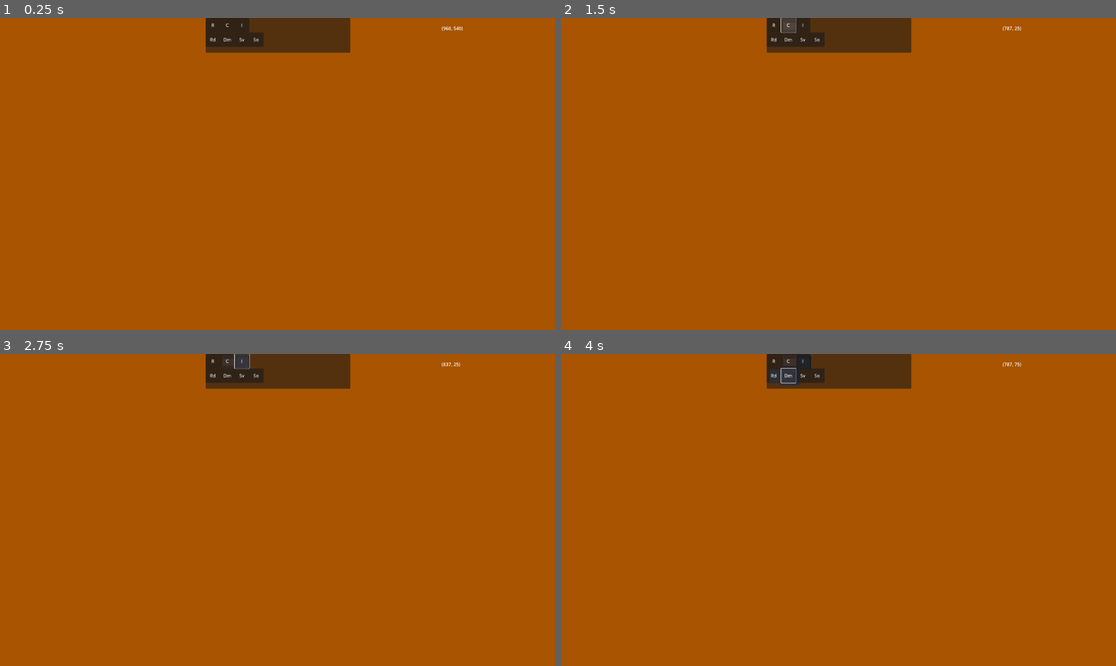
Above: before the commit, frames 1-4 (two rows, left to right).
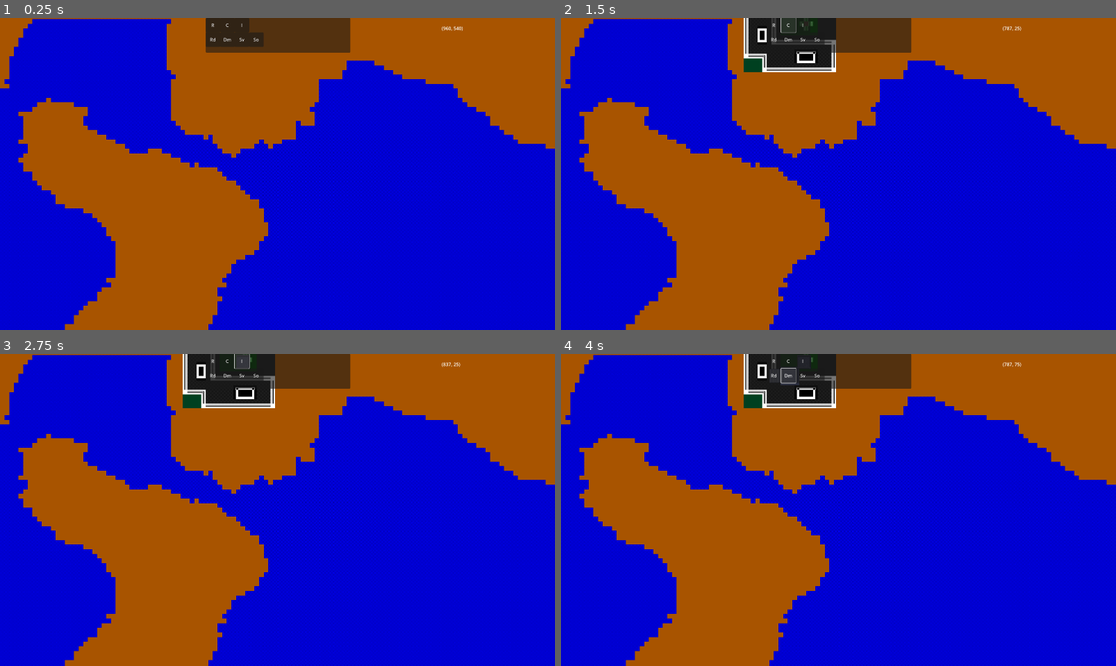
Above: after the commit, the same moments.

Repository: ahakkar/ACSIM
Game: Godot game, scene res://scenes/Main.tscn
The game is run twice, just before and just after one commit, with the same random seed, the same clock (stepped at 60 frames per second) and the same inputs.
Inputs:
- Up to frame 1 (0.25 s): no input
- Up to frame 2 (1.5 s): click "R" at 0.5 s; click "C" at 1.25 s
- Up to frame 3 (2.75 s): click "I" at 2 s
- Up to frame 4 (4 s): click "Rd" at 2.75 s; click "Dm" at 3.5 s

The runs differ from the first frame. In frame 1, 60% of the frame differs, in the area x 0-100%, y 0-100%; in frame 2, 63%; in frame 3, 63%; in frame 4, 63%.
Error before the commit: Parse Error: No constructor of "Vector2" matches the signature "Vector2(Vector2, Variant)". (res://scripts/CameraZoom2D.gd:38)

Commit message:
protoype world gen based on input image

Diff:
--- a/scenes/Main.tscn
+++ b/scenes/Main.tscn
@@ -1,10 +1,18 @@
-[gd_scene load_steps=8 format=3 uid="uid://ciperl36hv26g"]
+[gd_scene load_steps=12 format=3 uid="uid://ciperl36hv26g"]
 
 [ext_resource type="Script" path="res://scripts/Main.gd" id="1_ysxum"]
+[ext_resource type="Texture2D" uid="uid://byy4k72uxx7sj" path="res://art/buildings/residential/med/med20x20res001.png" id="2_sfv1p"]
 [ext_resource type="Script" path="res://scripts/Control.gd" id="3_1t1c8"]
 [ext_resource type="Script" path="res://scripts/World.gd" id="3_6q5ju"]
 [ext_resource type="Texture2D" uid="uid://dakvtfpnjuwwl" path="res://art/placeholder/outdoors.png" id="3_yddbk"]
+[ext_resource type="Texture2D" uid="uid://bor3gkli3s8eg" path="res://art/terrain/water.png" id="4_i5fj4"]
 [ext_resource type="PackedScene" uid="uid://2we3txfr812u" path="res://scenes/Camera_zoom_2d.tscn" id="4_rx82t"]
+
+[sub_resource type="TileSetAtlasSource" id="TileSetAtlasSource_3q7ue"]
+texture = ExtResource("2_sfv1p")
+0:0/size_in_atlas = Vector2i(20, 20)
+0:0/next_alternative_id = 2
+0:0/0 = 0
 
 [sub_resource type="TileSetAtlasSource" id="TileSetAtlasSource_s55i2"]
 texture = ExtResource("3_yddbk")
@@ -452,8 +460,15 @@
 14:2/size_in_atlas = Vector2i(4, 4)
 14:2/0 = 0
 
+[sub_resource type="TileSetAtlasSource" id="TileSetAtlasSource_bcy6h"]
+texture = ExtResource("4_i5fj4")
+0:0/0 = 0
+
 [sub_resource type="TileSet" id="TileSet_t3bbo"]
+terrain_set_0/mode = 0
 sources/1 = SubResource("TileSetAtlasSource_s55i2")
+sources/0 = SubResource("TileSetAtlasSource_3q7ue")
+sources/2 = SubResource("TileSetAtlasSource_bcy6h")
 
 [node name="Main" type="Node"]
 script = ExtResource("1_ysxum")
@@ -462,6 +477,13 @@
 tile_set = SubResource("TileSet_t3bbo")
 format = 2
 layer_0/name = "Buildings"
+layer_1/name = "Terrain"
+layer_1/enabled = true
+layer_1/modulate = Color(1, 1, 1, 1)
+layer_1/y_sort_enabled = false
+layer_1/y_sort_origin = 0
+layer_1/z_index = 0
+layer_1/tile_data = PackedInt32Array()
 script = ExtResource("3_6q5ju")
 
 [node name="CameraZoom2D" parent="World" instance=ExtResource("4_rx82t")]
@@ -526,6 +548,7 @@
 offset_bottom = 8.0
 
 [node name="DebugInfo" type="Label" parent="UILayer/Control"]
+layout_mode = 0
 offset_left = 568.0
 offset_top = 24.0
 offset_right = 928.0
--- a/scripts/CameraZoom2D.gd
+++ b/scripts/CameraZoom2D.gd
@@ -2,39 +2,39 @@
 class_name CameraZoom2D
 extends Camera2D
 
-var _zoom_level : float = 1.0 : set = _set_zoom_level
-var is_dragging_camera = false
+var is_panning_camera = false
 var tween
 
-func _set_zoom_level(value: float) -> void:
-	_zoom_level = clamp(value, Globals.CAMERA_MIN_ZOOM_LEVEL, Globals.CAMERA_MAX_ZOOM_LEVEL)
+func _set_camera_zoom_level(value: float) -> void:
+	Globals.CAMERA_ZOOM_LEVEL = clamp(value, Globals.CAMERA_MIN_ZOOM_LEVEL, Globals.CAMERA_MAX_ZOOM_LEVEL)
 
 	#interpolate frames between zoom levels to make zooming look smoother
 	tween = get_tree().create_tween()
 	tween.tween_property(
 		self,
 		"zoom",
-		Vector2(_zoom_level, _zoom_level),
+		Vector2(Globals.CAMERA_ZOOM_LEVEL, Globals.CAMERA_ZOOM_LEVEL),
 		Globals.CAMERA_ZOOM_DURATION
 	)
 
+func camera_zoom_in() -> void:
+	_set_camera_zoom_level(Globals.CAMERA_ZOOM_LEVEL - Globals.CAMERA_ZOOM_FACTOR)
+
+func camera_zoom_out() -> void:
+	_set_camera_zoom_level(Globals.CAMERA_ZOOM_LEVEL + Globals.CAMERA_ZOOM_DURATION)
+
+
 func _unhandled_input(event):
-	# camera zooming
 	if event.is_action_pressed("camera_zoom_in"):
-		_set_zoom_level(_zoom_level - Globals.CAMERA_ZOOM_FACTOR)
-	elif event.is_action_pressed("camera_zoom_out"):
-		_set_zoom_level(_zoom_level + Globals.CAMERA_ZOOM_DURATION)
+		camera_zoom_in()
+	if event.is_action_pressed("camera_zoom_out"):
+		camera_zoom_out()
 
-	# camera dragging
 	if event is InputEventMouseButton and event.button_index == MOUSE_BUTTON_LEFT:
-		if !is_dragging_camera and event.pressed:
-			is_dragging_camera = true
-		if is_dragging_camera and !event.pressed:
-			is_dragging_camera = false
+		if !is_panning_camera and event.pressed:
+			is_panning_camera = true
+		if is_panning_camera and !event.pressed:
+			is_panning_camera = false
 
-	if event is InputEventMouseMotion and is_dragging_camera:
-		if self.position != event.position:
-			tween = get_tree().create_tween()
-			tween.tween_property(self, "property", Vector2(self.position, event.position), Globals.CAMERA_ZOOM_DURATION)
-		else:
-			self.position = event.position * Globals.CAMERA_DRAG_MULTI
+	if event is InputEventMouseMotion and is_panning_camera:
+		self.position -= event.relative * Globals.CAMERA_PAN_MULTI
--- a/scripts/Globals.gd
+++ b/scripts/Globals.gd
@@ -20,8 +20,11 @@
 const TYPE_ROADS = "roads"
 const TYPE_DEMOLISH = "demolish"
 
-const CAMERA_MIN_ZOOM_LEVEL: float = 0.5
+# camera movement settings
+var CAMERA_ZOOM_LEVEL : float = 1.0
+
+const CAMERA_MIN_ZOOM_LEVEL: float = 0.1
 const CAMERA_MAX_ZOOM_LEVEL: float = 2.0
 const CAMERA_ZOOM_FACTOR: float = 0.1
 const CAMERA_ZOOM_DURATION: float = 0.1
-const CAMERA_DRAG_MULTI:float = 2.0
+const CAMERA_PAN_MULTI:float = 2.0
--- a/scripts/Main.gd
+++ b/scripts/Main.gd
@@ -8,12 +8,30 @@
 
 extends Node
 
-# Called when the node enters the scene tree for the first time.
-func _ready():
+var world_map: TileMap
+
+func _init():
 	DisplayServer.window_set_size(
 		Vector2i(Globals.DEFAULT_X_RES, Globals.DEFAULT_Y_RES)
 	)
 
+# Called when the node enters the scene tree for the first time.
+func _ready():
+	generate_terrain()
+
+
+
 # Called every frame. 'delta' is the elapsed time since the previous frame.
 func _process(_delta):
 	pass
+
+func generate_terrain():
+	world_map = get_node("World")
+	var image = Image.new()
+	image.load("res://maps/tampere_10x10km_1000px.png")
+
+	for x in 1000:
+		for y in 1000:
+			# layer | position coords | tilemap id | coords of the tile at tilemap | alternative tile
+			if image.get_pixel(x, y) == Color(1,1,1,1):
+				world_map.set_cell(0, Vector2i(x, y), 2, Vector2i(0,0), 0)
--- a/scripts/World.gd
+++ b/scripts/World.gd
@@ -40,23 +40,32 @@
 
 
 func place_building_to_map():
+	# layer | position coords | tilemap id | coords of the tile at tilemap | alternative tile
 
 	match building_type:
 		Globals.TYPE_RESIDENTIAL:
-			tilemap = Vector2i(4,4)
+			tilemap = Vector2i(0,0)
+			set_cell(0, local_to_map(get_viewport().get_mouse_position()) , 0, tilemap, 0)
 		Globals.TYPE_COMMERCIAL:
 			tilemap = Vector2i(4,12)
+			set_cell(0, local_to_map(get_viewport().get_mouse_position()) , 1, tilemap, 0)
 		Globals.TYPE_INDUSTRIAL:
 			tilemap = Vector2i(4,20)
+			set_cell(0, local_to_map(get_viewport().get_mouse_position()) , 1, tilemap, 0)
 		Globals.TYPE_ROADS:
 			tilemap = Vector2i(14,2)
+			set_cell(0, local_to_map(get_viewport().get_mouse_position()) , 1, tilemap, 0)
 		Globals.TYPE_DEMOLISH:
 			tilemap = Vector2i(4,4)
+			set_cell(0, local_to_map(get_viewport().get_mouse_position()) , 1, tilemap, 0)
 		Globals.TYPE_SERVICES:
 			tilemap = Vector2i(4,8)
+			set_cell(0, local_to_map(get_viewport().get_mouse_position()) , 1, tilemap, 0)
 		Globals.TYPE_SOCIAL:
 			tilemap = Vector2i(4,0)
+			set_cell(0, local_to_map(get_viewport().get_mouse_position()) , 1, tilemap, 0)
 		_:	#default
 			tilemap = Vector2i(16,16)
+			set_cell(0, local_to_map(get_viewport().get_mouse_position()) , 1, tilemap, 0)
 
-	set_cell(0, local_to_map(get_viewport().get_mouse_position()), 1, tilemap, 0)
+	# set_cell(0, local_to_map(get_viewport().get_mouse_position()) , 1, tilemap, 0)
Binary file added: art/buildings/residential/med/med20x20res001.png
Not shown, added: art/buildings/residential/med/med20x20res001.png.import
Binary file added: art/terrain/water.png
Not shown, added: art/terrain/water.png.import
Binary file added: maps/tampere_10x10km_1000px.png
Not shown, added: maps/tampere_10x10km_1000px.png.import
